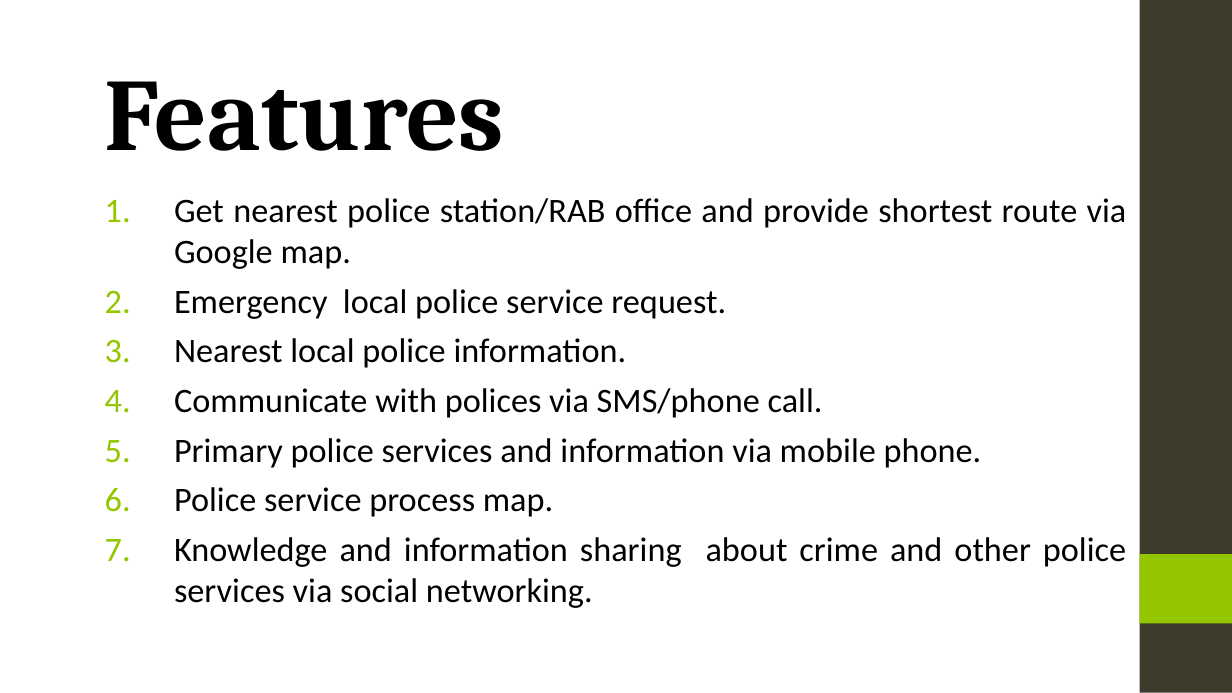
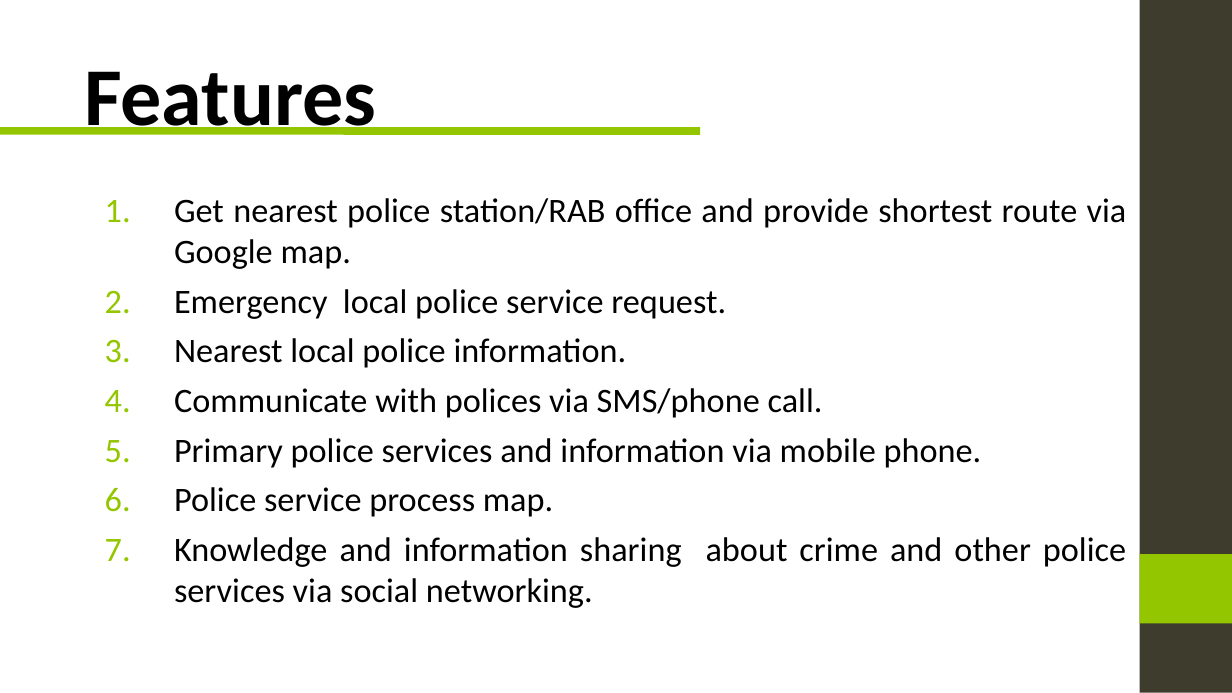
Before and after one commit to ServiceInnovationCamp/Group23, a slide deck: slide 3 of Team 23.ppt. Drawn at 1232x693 pixels with LibreOffice and Linux fonts; fonts in the diff are those of the drawing; background and template pictures are left out. Boxes give left, top, right and bottom in pixels: in the first picture for what was removed or moved away, otherwise in the second. Text is boxed around its words. In the diff, an @@ line names an element or a change of style, - is before the commit and + after.

```diff
--- a/Team 23.ppt
+++ b/Team 23.ppt
@@ title "Features": place and size @@
-title "Features" at (105,81,505,151)
+title "Features" at (84,71,376,135)
@@ title "Features" at (84,71,376,135): size 60 to 48 pt, font Cambria to Calibri @@
@@ line added from (0, 131) to (700, 131), #94C600 4.51 pt @@
```
Also in this commit, not shown: 4 other slides changed, 5 slides added, 3 slides removed.
